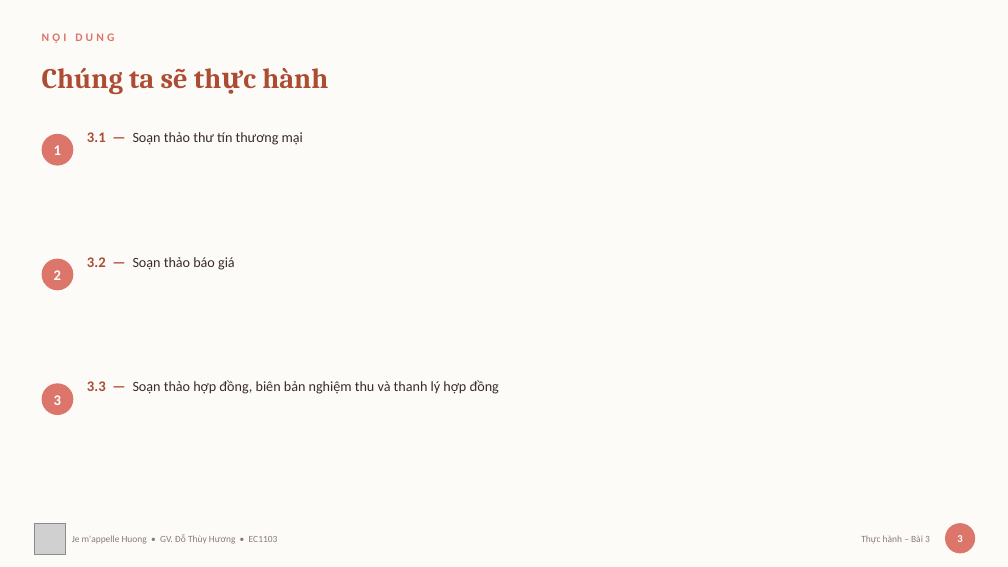
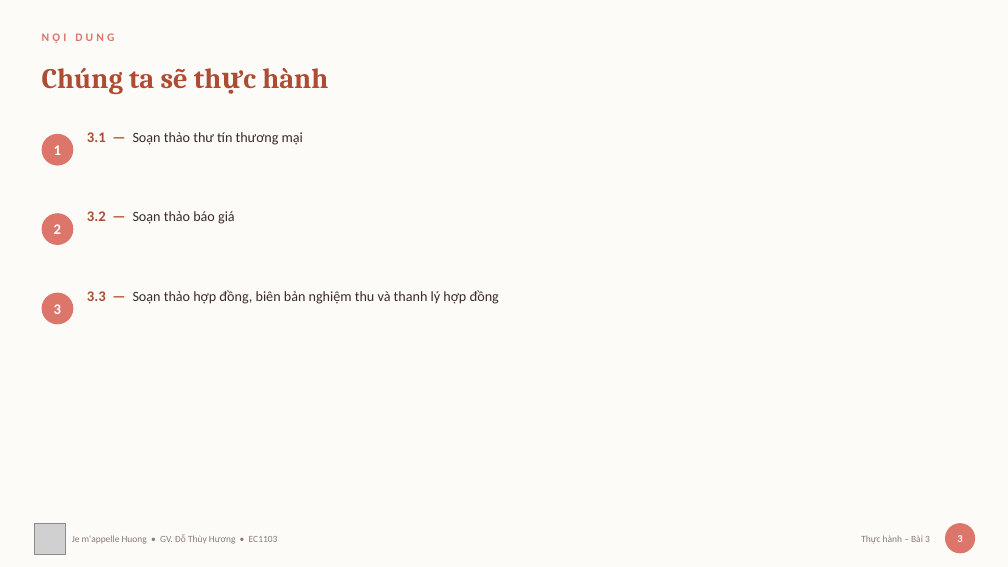
Before and after one commit to thuyhuongctu/ComDraft, a slide deck: slide 3 of practice/bai-3-thuong-mai.pptx. Drawn at 1008x567 pixels with LibreOffice and Linux fonts; fonts in the diff are those of the drawing; grey boxes stand for pictures. Boxes give left, top, right and bottom in pixels: in the first picture for what was removed or moved away, otherwise in the second. Text is boxed around its words. In the diff, an @@ line names an element or a change of style, - is before the commit and + after.

```diff
--- a/practice/bai-3-thuong-mai.pptx
+++ b/practice/bai-3-thuong-mai.pptx
@@ text "3.2 — Soạn thảo báo ...": place and size @@
-text "3.2 — Soạn thảo báo ..." at [87,257,235,270]
+text "3.2 — Soạn thảo báo ..." at [87,211,235,224]
@@ text "2": place and size @@
-text "2" at [54,270,61,280]
+text "2" at [54,224,61,234]
@@ ellipse: place and size @@
-ellipse at [42,259,73,290]
+ellipse at [42,213,73,245]
@@ text "3": place and size @@
-text "3" at [54,395,61,405]
+text "3" at [54,304,61,314]
@@ ellipse: place and size @@
-ellipse at [42,383,73,415]
+ellipse at [42,293,73,324]
@@ text "3.3 — Soạn thảo hợp ...": place and size @@
-text "3.3 — Soạn thảo hợp ..." at [87,380,499,394]
+text "3.3 — Soạn thảo hợp ..." at [87,290,499,304]
```
Also in this commit, not shown: 1 other slide changed, 14 other files.
